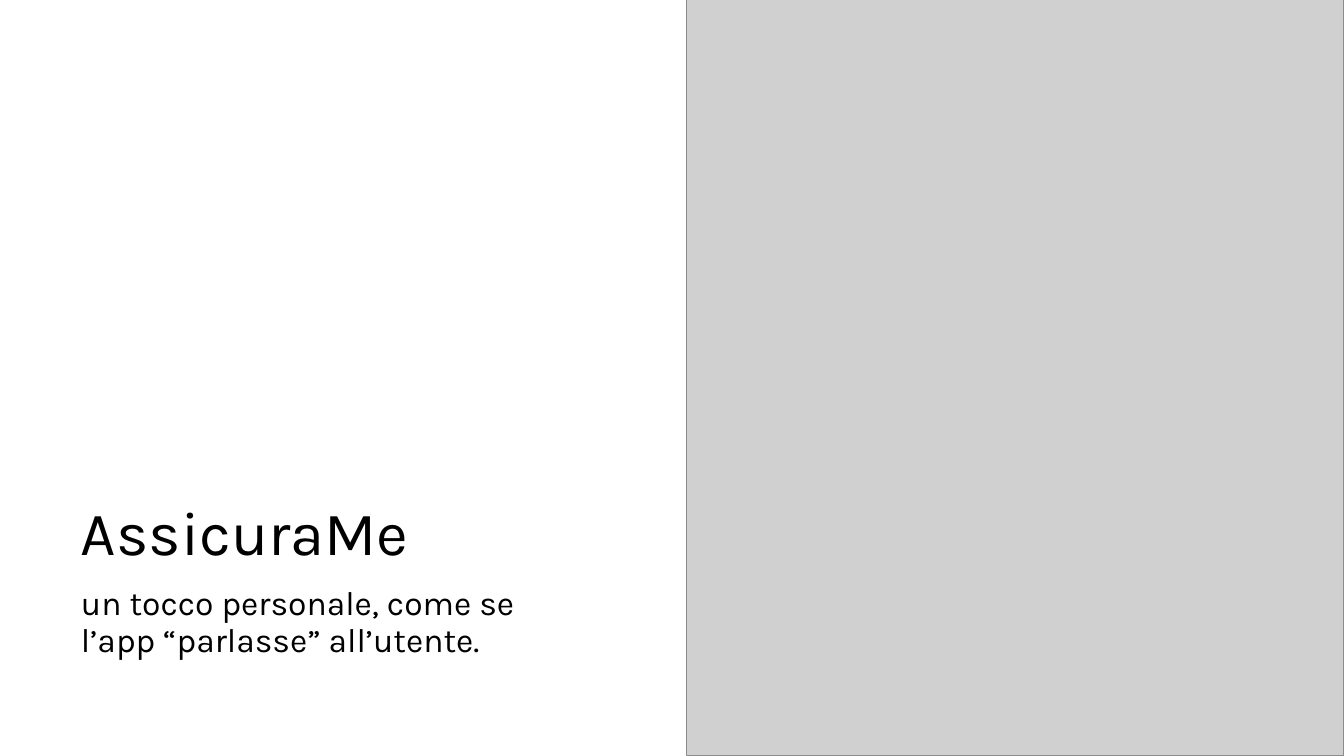
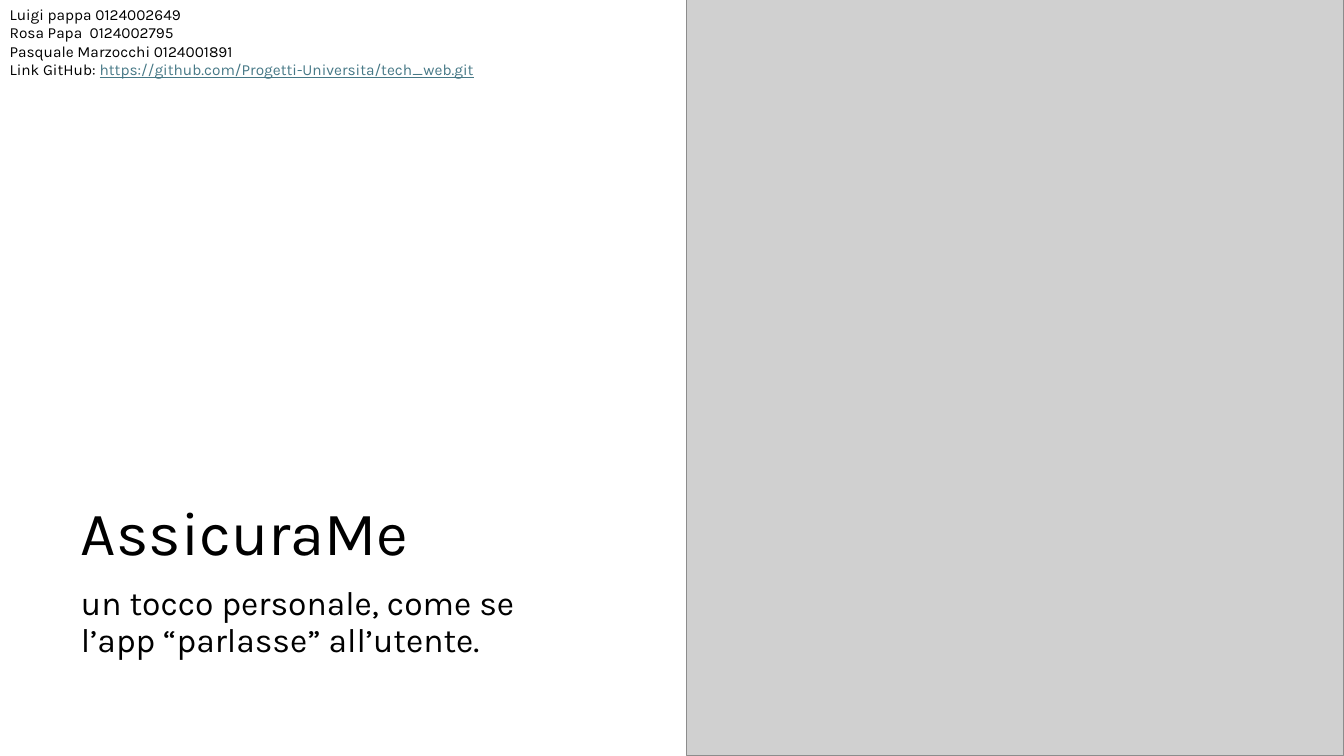
Before and after one commit to Progetti-Universita/tech_web, a slide deck: slide 1 of AssicuraMe.pptx. Drawn at 1344x756 pixels with LibreOffice and Linux fonts; fonts in the diff are those of the drawing; grey boxes stand for pictures. Boxes give left, top, right and bottom in pixels: in the first picture for what was removed or moved away, otherwise in the second. Text is boxed around its words. In the diff, an @@ line names an element or a change of style, - is before the commit and + after.

```diff
--- a/AssicuraMe.pptx
+++ b/AssicuraMe.pptx
@@ text added at [10,9,474,79], 11 pt, text #000000 @@
+Luigi pappa 0124002649
+Rosa Papa 0124002795
+Pasquale Marzocchi 0124001891
+Link GitHub: https://github.com/Progetti-Universita/tech_web.git
```
Also in this commit, not shown: 1 other slide changed.
